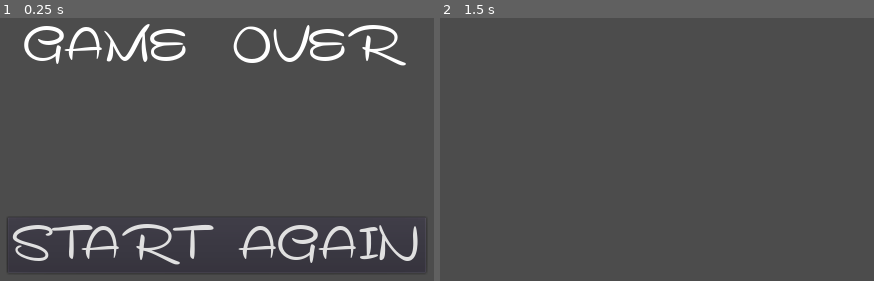
Above: before the commit, frames 1-2 (left to right).
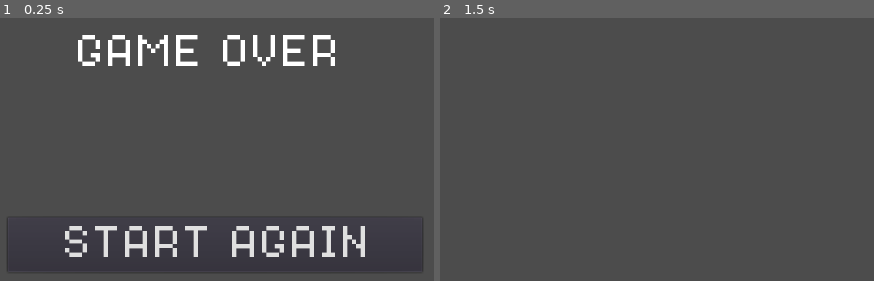
Above: after the commit, the same moments.

Repository: jkmiro95/FLOW
Game: Godot game, scene res://Scenes/GameOver.tscn
Two runs of this game, one before a commit and one after it. Both use one fixed random seed, a clock stepped at 60 frames per second and the inputs below. This scene is started directly instead of the project's main scene.
Inputs (mouse positions are in pixels of both pictures, inside the frame that each line leads up to):
- Up to frame 1 (0.25 s): no input
- Up to frame 2 (1.5 s): click "START AGAIN" at 0.5 s; tap Enter at 1.25 s; move the mouse to (808, 183) at 1.27 s; click (808, 183) at 1.42 s

The runs differ from the first frame. In frame 1, 9.9% of the frame differs, in the area x 2-97%, y 2-94%; in frame 2, nothing differs.

Commit message:
add fonts and change it in UI scenes

Diff:
--- a/Scenes/GameOver.tscn
+++ b/Scenes/GameOver.tscn
@@ -1,7 +1,7 @@
 [gd_scene load_steps=5 format=2]
 
 [ext_resource path="res://Scripts/GameOver.gd" type="Script" id=1]
-[ext_resource path="res://Images/UI/RemachineScript_Personal_Use.ttf" type="DynamicFontData" id=2]
+[ext_resource path="res://Images/UI/8bitOperatorPlus8-Regular.ttf" type="DynamicFontData" id=2]
 
 [sub_resource type="DynamicFont" id=1]
 
@@ -19,7 +19,7 @@
 font_data = ExtResource( 2 )
 _sections_unfolded = [ "Font", "Settings" ]
 
-[node name="Control" type="Control"]
+[node name="Control" type="Control" index="0"]
 
 anchor_left = 0.0
 anchor_top = 0.0
@@ -41,10 +41,10 @@
 anchor_top = 0.0
 anchor_right = 0.0
 anchor_bottom = 0.0
-margin_left = 297.0
-margin_top = 59.0
-margin_right = 727.0
-margin_bottom = 123.0
+margin_left = 361.0
+margin_top = 78.0
+margin_right = 835.0
+margin_bottom = 142.0
 rect_pivot_offset = Vector2( 0, 0 )
 rect_clip_content = false
 mouse_filter = 2
@@ -52,7 +52,7 @@
 size_flags_horizontal = 1
 size_flags_vertical = 4
 custom_fonts/font = SubResource( 1 )
-text = "GAME     OVER"
+text = "GAME OVER"
 percent_visible = 1.0
 lines_skipped = 0
 max_lines_visible = -1
@@ -66,7 +66,7 @@
 anchor_bottom = 0.0
 margin_left = 276.0
 margin_top = 312.0
-margin_right = 774.0
+margin_right = 807.0
 margin_bottom = 382.0
 rect_pivot_offset = Vector2( 0, 0 )
 rect_clip_content = false
@@ -80,7 +80,7 @@
 enabled_focus_mode = 2
 shortcut = null
 group = null
-text = "START    AGAIN"
+text = "START AGAIN"
 flat = false
 align = 1
 _sections_unfolded = [ "custom_fonts" ]
--- a/Scenes/StartScene.tscn
+++ b/Scenes/StartScene.tscn
@@ -1,7 +1,7 @@
 [gd_scene load_steps=6 format=2]
 
 [ext_resource path="res://Scripts/Control.gd" type="Script" id=1]
-[ext_resource path="res://Images/UI/RemachineScript_Personal_Use.ttf" type="DynamicFontData" id=2]
+[ext_resource path="res://Images/UI/8bitOperatorPlus8-Regular.ttf" type="DynamicFontData" id=2]
 
 [sub_resource type="DynamicFont" id=1]
 
@@ -114,7 +114,7 @@
 size_flags_horizontal = 1
 size_flags_vertical = 4
 custom_fonts/font = SubResource( 3 )
-text = "none"
+text = "0"
 percent_visible = 1.0
 lines_skipped = 0
 max_lines_visible = -1
Binary file added: Images/UI/8bitOperatorPlus-Bold.ttf
Binary file added: Images/UI/8bitOperatorPlus-Regular.ttf
Binary file added: Images/UI/8bitOperatorPlus8-Bold.ttf
Binary file added: Images/UI/8bitOperatorPlus8-Regular.ttf
Binary file added: Images/UI/8bitOperatorPlusSC-Bold.ttf
Binary file added: Images/UI/8bitOperatorPlusSC-Regular.ttf
Not shown, changed: Images/.DS_Store
